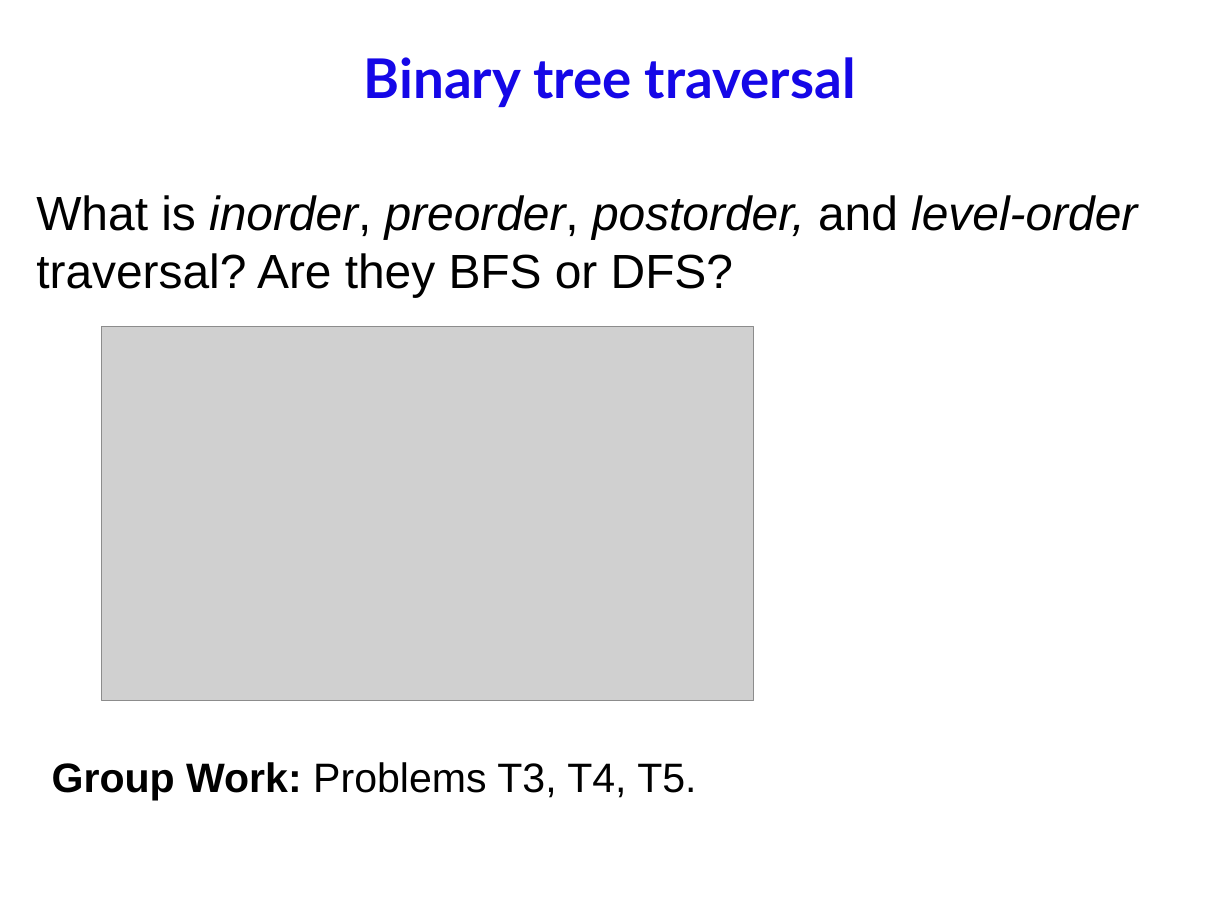
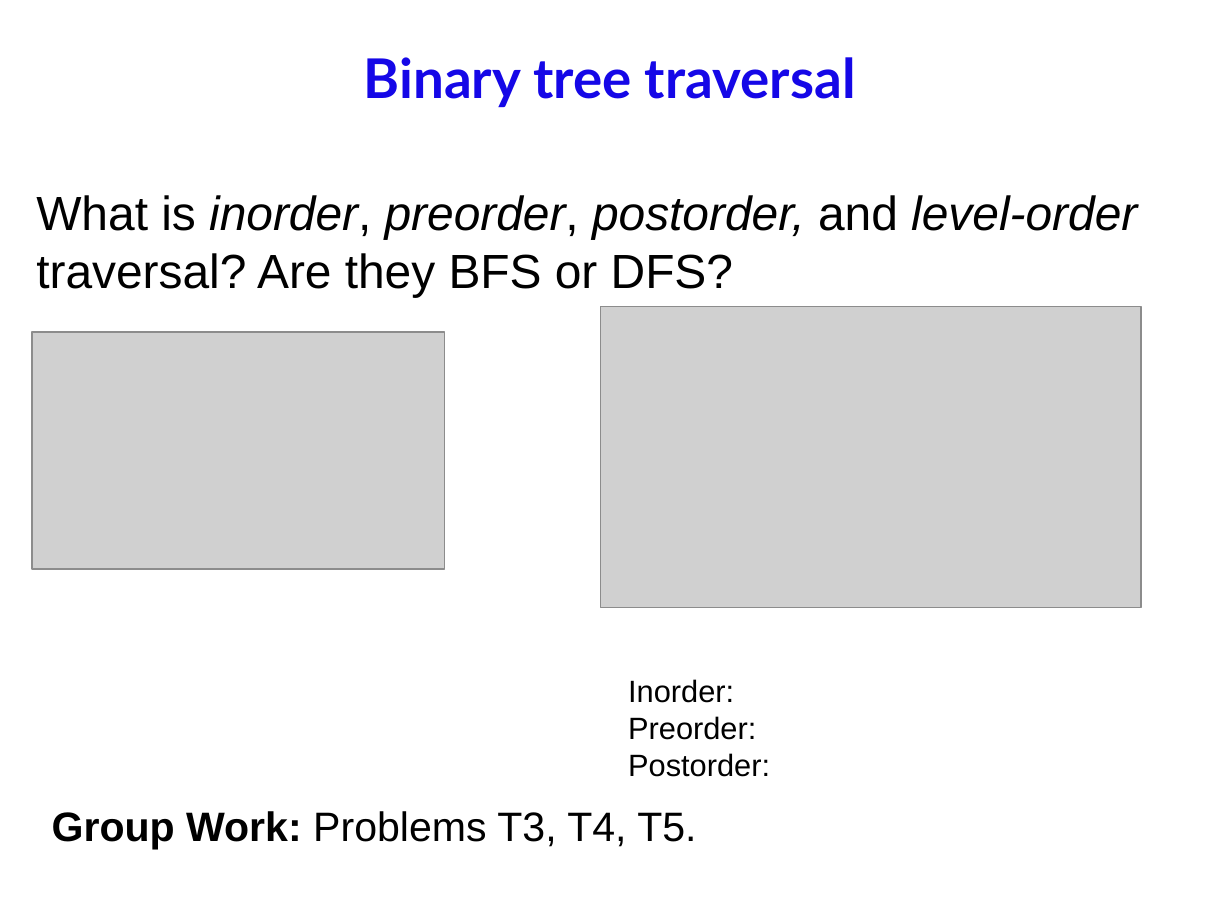
Before and after one commit to anhvir/c207, a slide deck: slide 9 of 06_C207_21S1.pptx (slide 8 before the commit). Drawn at 1232x924 pixels with LibreOffice and Linux fonts; fonts in the diff are those of the drawing; grey boxes stand for pictures; background and template pictures are left out. Boxes give left, top, right and bottom in pixels: in the first picture for what was removed or moved away, otherwise in the second. Text is boxed around its words. In the diff, an @@ line names an element or a change of style, - is before the commit and + after.

```diff
--- a/06_C207_21S1.pptx
+++ b/06_C207_21S1.pptx
@@ picture added at (x1=600, y1=307, x2=1141, y2=607) @@
@@ picture resized from (x1=102, y1=326, x2=754, y2=701) to (x1=32, y1=331, x2=445, y2=568) @@
@@ text added at (x1=628, y1=679, x2=770, y2=777), 18 pt, text #000000 @@
+Inorder:
+Preorder:
+Postorder:
@@ text "Group Work: Problems T3, T4, ..." moved from (x1=52, y1=762, x2=696, y2=800) to (x1=52, y1=811, x2=696, y2=849) @@
```
Also in this commit, not shown: 13 other slides changed, 1 other file.
